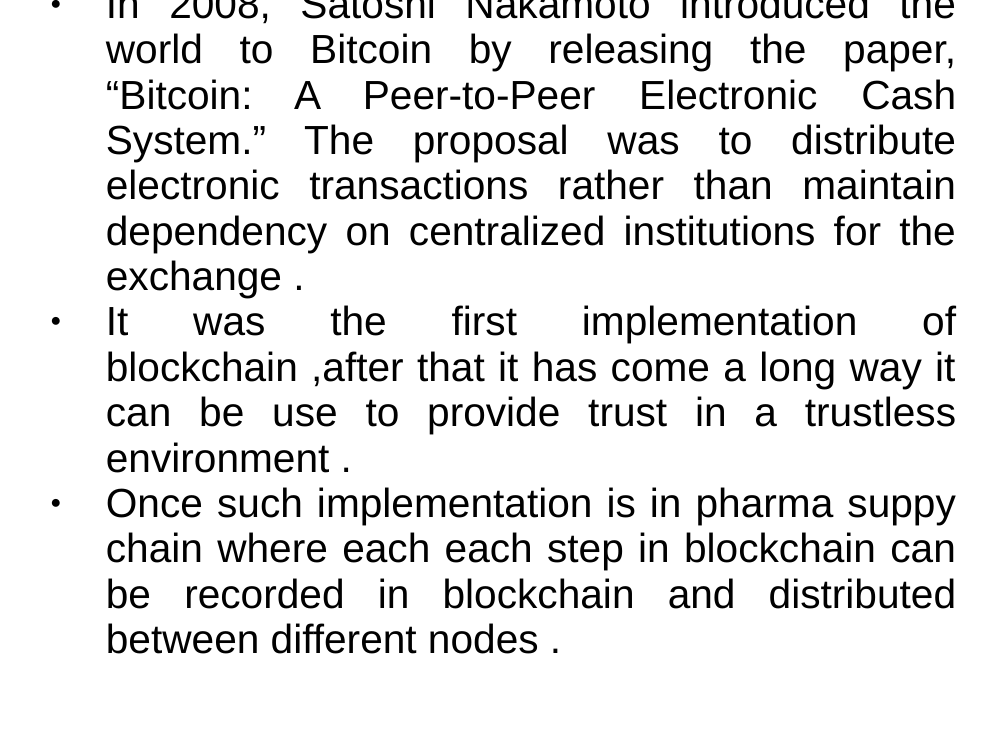
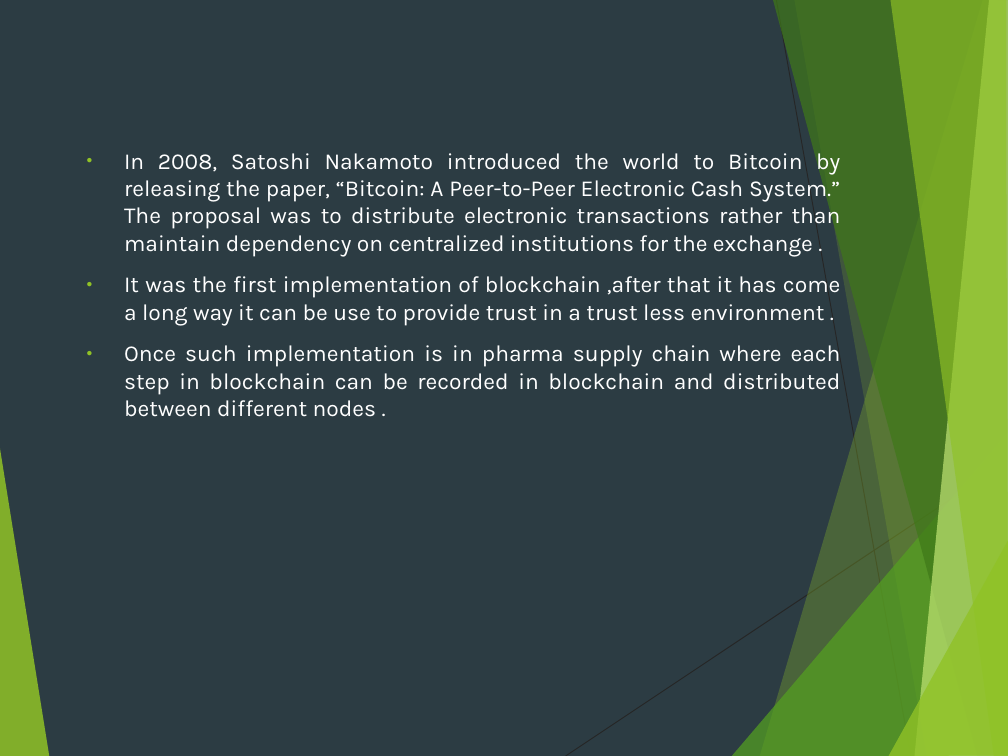
Before and after one commit to ayushbansal323/TE, a slide deck: slide 5 of Seminar/seminar1.ppt. Drawn at 1008x756 pixels with LibreOffice and Linux fonts; fonts in the diff are those of the drawing. Boxes give left, top, right and bottom in pixels: in the first picture for what was removed or moved away, otherwise in the second. Text is boxed around its words. In the diff, an @@ line names an element or a change of style, - is before the commit and + after.

```diff
--- a/Seminar/seminar1.ppt
+++ b/Seminar/seminar1.ppt
@@ background #FFFFFF to #2C3C43 @@
@@ text "In 2008, Satoshi Nakamoto introduced ...": place and size @@
-text "In 2008, Satoshi Nakamoto introduced ..." at [106,0,956,654]
+text "In 2008, Satoshi Nakamoto introduced ..." at [124,153,841,417]
@@ text "In 2008, Satoshi Nakamoto introduced ..." at [124,153,841,417]: vertical alignment middle to top @@
@@ text at [124,153,841,257]: size 32 to 18 pt, font Arial to Karla, text colour #000000 to #FFFFFF in "In 2008, Satoshi Nakamoto introduced the world ..."; indent changed; line spacing 0.93 to 1; more space between paragraphs; bullet colour #000000 to #90C226 @@
@@ text at [124,276,841,417]: text changed; size 32 to 18 pt; font Arial to Karla; text colour #000000 to #FFFFFF @@
-● It was the first implementation of blockchain ,after that it has come a long way it can be use to provide trust in a trustless environment .
-● Once such implementation is in pharma suppy chain where each each step in blockchain can be recorded in blockchain and distributed between different nodes .
+● It was the first implementation of blockchain ,after that it has come a long way it can be use to provide trust in a trust less environment .
+● Once such implementation is in pharma supply chain where each step in blockchain can be recorded in blockchain and distributed between different nodes .
@@ group added at [0,0,1008,756]: 8 freeform shapes, 2 lines @@
```
Also in this commit, not shown: 9 other slides changed, 1 slide added, 3 other files.
